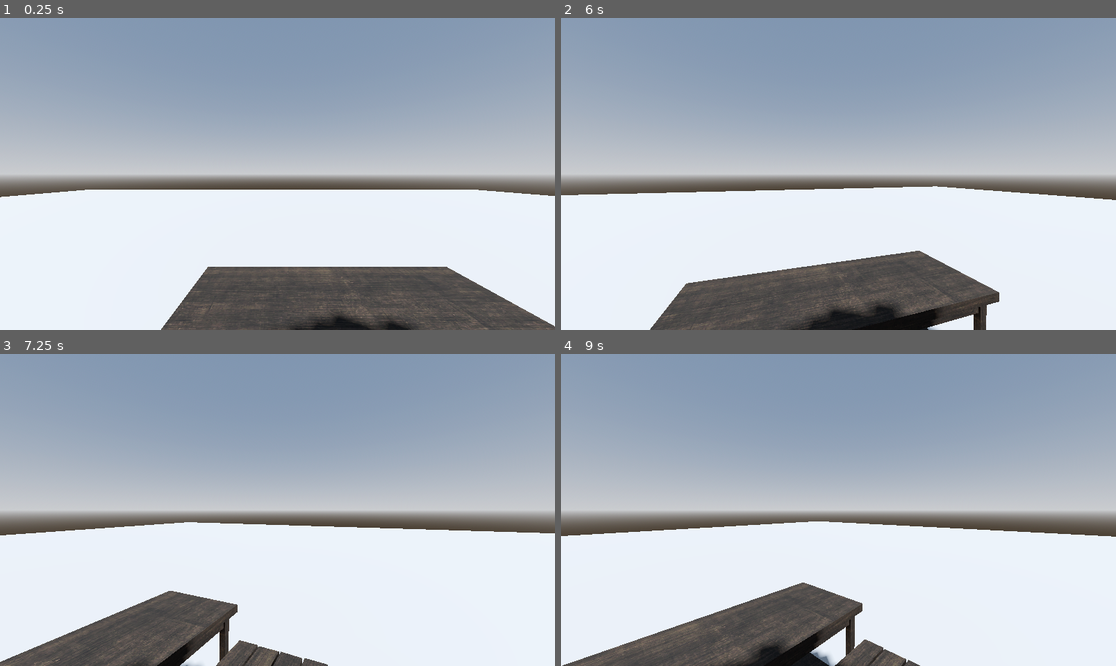
Above: before the commit, frames 1-4 (two rows, left to right).
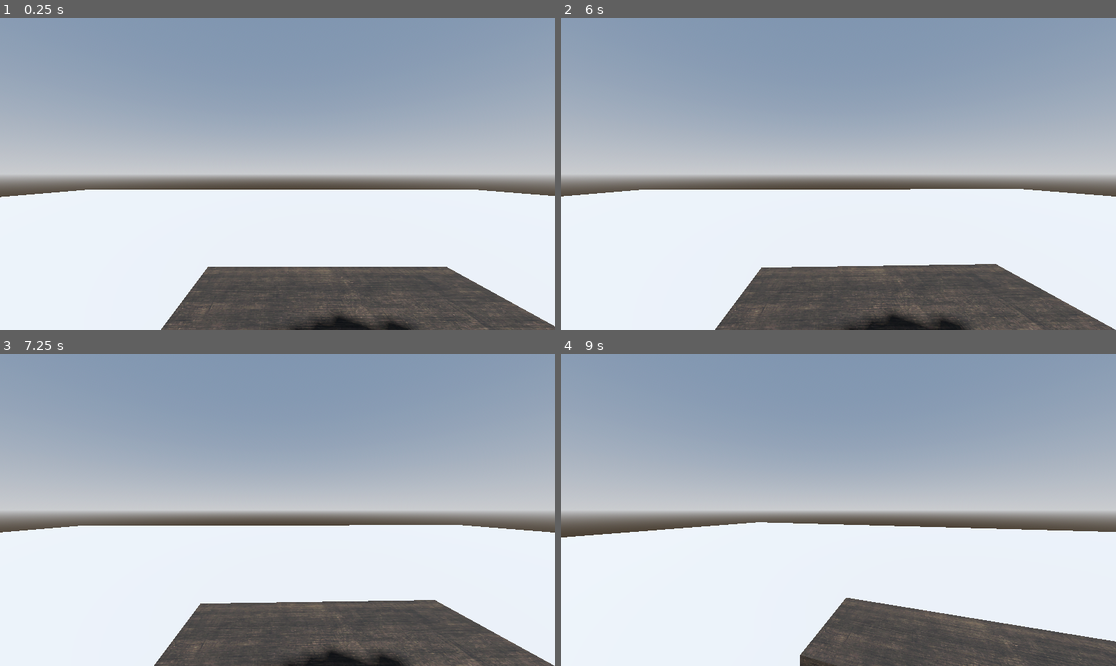
Above: after the commit, the same moments.

Repository: oneshot-death/3d-school-game
Game: Godot game, scene res://Levels/classroom.tscn
Two runs of this game, one before a commit and one after it. Both use one fixed random seed, a clock stepped at 60 frames per second and the inputs below.
Inputs (mouse positions are in pixels of both pictures, inside the frame that each line leads up to):
- Up to frame 1 (0.25 s): no input
- Up to frame 2 (6 s): tap Enter (ui_accept) at 0.5, 0.77, 1.25, 1.52, 2, 2.75, 3.02, 3.5, 3.77, 4.25, 4.52 s; move the mouse to (866, 174) at 0.52 s; hold W (move_forward) 0.53-5.78 s; move the mouse to (810, 174) at 1.27 s; move the mouse to (849, 167) at 2.02 s; move the mouse to (832, 180) at 2.77 s; move the mouse to (877, 177) at 3.52 s; move the mouse to (794, 170) at 4.27 s; move the mouse to (844, 174) at 5.02 s; move the mouse to (816, 167) at 5.77 s; hold D (move_right) from 5.78 s (still down)
- Up to frame 3 (7.25 s): tap Enter (ui_accept) at 6.02, 6.77 s; move the mouse to (305, 510) at 6.52 s; release D (move_right) at 6.53 s; hold W (move_forward) from 6.53 s (still down)
- Up to frame 4 (9 s): move the mouse to (810, 510) at 7.27 s; tap Enter (ui_accept) at 7.52 s; move the mouse to (849, 503) at 8.02 s; move the mouse to (832, 516) at 8.77 s; release W (move_forward) at 8.78 s; hold A (move_left) from 8.78 s (still down)

The runs differ from the first frame. In frame 2, 8.2% of the frame differs, in the area x 0-100%, y 53-100%; in frame 3, 16%; in frame 4, 15%.

Commit message:
Slightly improved head movement

Diff:
--- a/Player/player.gd
+++ b/Player/player.gd
@@ -9,7 +9,7 @@
 
 @onready var camerapivot:Node3D=$CameraPivot
 
-@export var rotation_speed_degrees:float=90
+@export var rotation_speed_degrees:float=2
 
 func _ready() -> void:
 	Input.mouse_mode=Input.MOUSE_MODE_CAPTURED
@@ -40,8 +40,14 @@
 
 		move_and_slide()
 	else:
-		var rotation_direction:float=Input.get_axis("move_right","move_left")
-		rotation_degrees.y+=rotation_direction*rotation_speed_degrees*delta
+		if Input.is_action_pressed("move_left"):
+			if rotation_degrees.y<-120 or 170<rotation_degrees.y and 180>rotation_degrees.y:
+				rotate_y(rotation_speed_degrees*delta)
+
+		if Input.is_action_pressed("move_right"):
+			if rotation_degrees.y<0:
+				rotate_y(-rotation_speed_degrees*delta)
+				print(rotation_degrees.y)
 
 func _input(event: InputEvent) -> void:
 	if event is InputEventMouseMotion:
